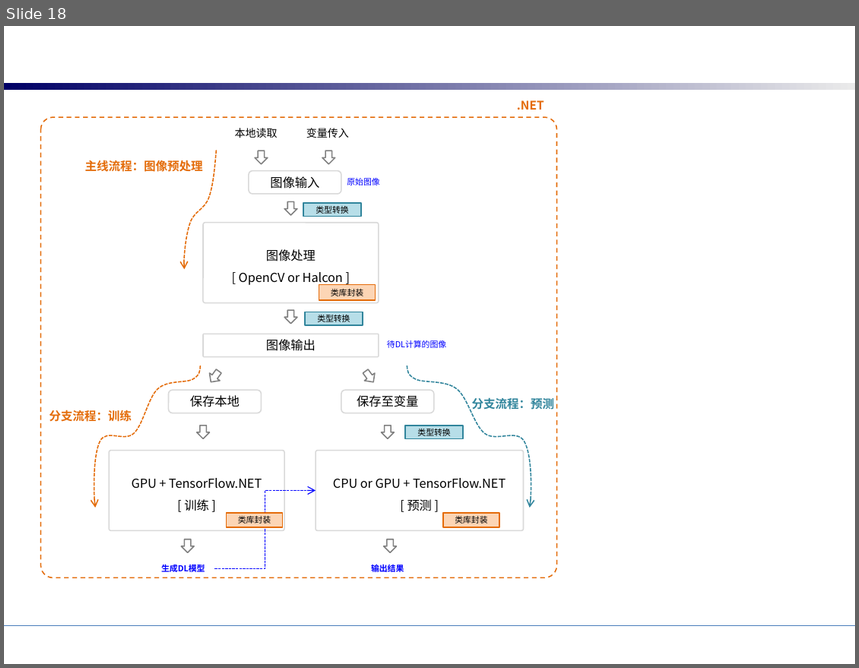
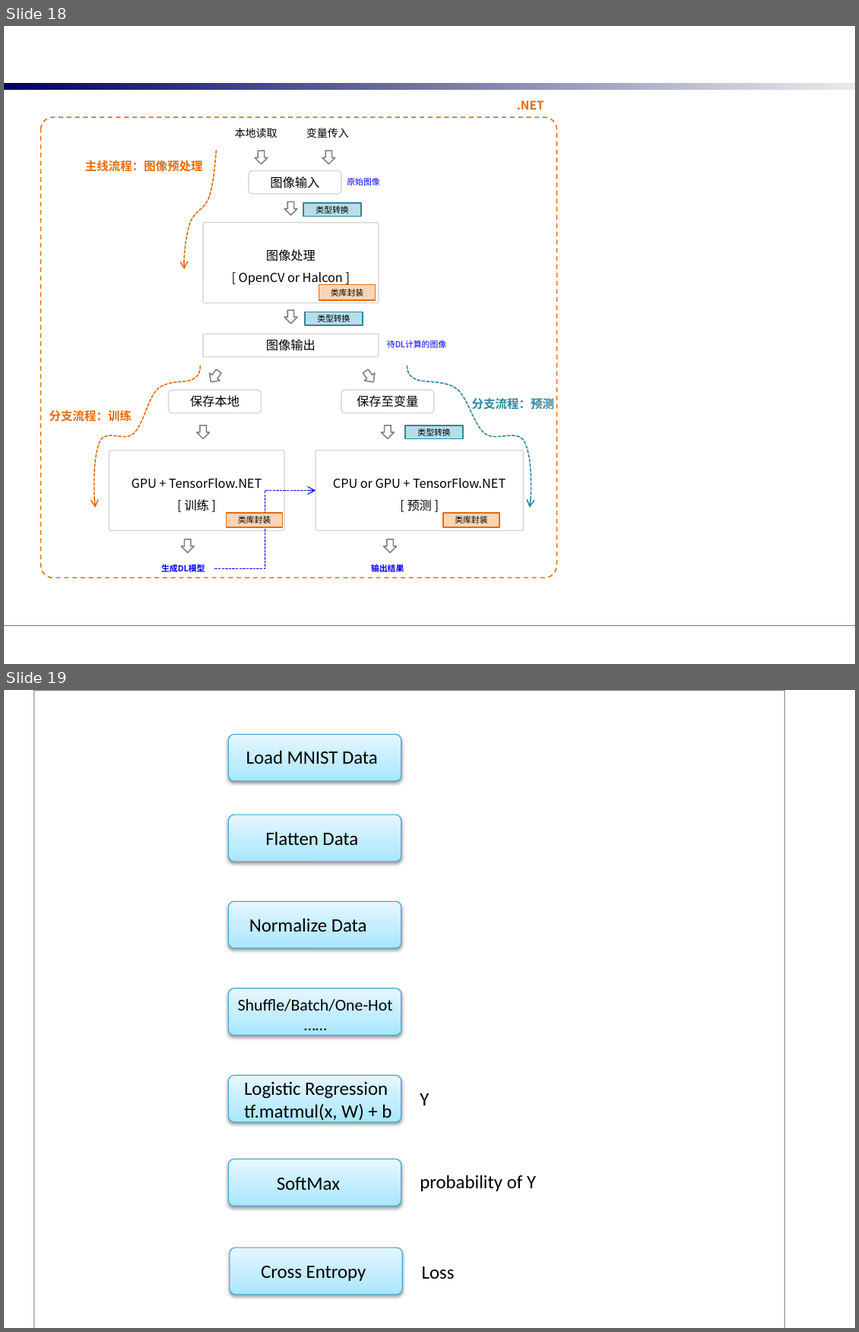
Before and after one commit to zhamppx97/TensorFlow.NET-Tutorials, a slide deck: ppt/tf.reduce_mean.pptx. Shown one above the other, each under a label of ours: slide 18 before the commit, slides 18 and 19 after it. The pictures are 859x668 and 859x1332 pixels, drawn with LibreOffice and Linux fonts; fonts in the diff are those of the drawing; background and template pictures are left out. Boxes give left, top, right and bottom in pixels: in the first picture for what was removed or moved away, otherwise in the second. Text is boxed around its words. In the diff, an @@ line names an element or a change of style, - is before the commit and + after.

```diff
--- a/ppt/tf.reduce_mean.pptx
+++ b/ppt/tf.reduce_mean.pptx
@@ slide 19 added at [4,690,855,1328], background #FFFFFF @@
@@ rectangle added at [34,690,785,1328], fill #FFFFFF, outline #808080 0.5 pt @@
@@ rounded rectangle added at [229,734,401,781], fill gradient #A7E6FF to #C1EDFF to #E7F8FF, outline #46AAC5 0.75 pt @@
@@ text added at [246,750,378,764], 16 pt, text #000000 @@
+Load MNIST Data
@@ rounded rectangle added at [229,815,401,862], fill gradient #A7E6FF to #C1EDFF to #E7F8FF, outline #46AAC5 0.75 pt @@
@@ text added at [265,831,358,845], 16 pt, text #000000 @@
+Flatten Data
@@ rounded rectangle added at [229,902,401,948], fill gradient #A7E6FF to #C1EDFF to #E7F8FF, outline #46AAC5 0.75 pt @@
@@ text added at [249,918,367,932], 16 pt, text #000000 @@
+Normalize Data
@@ rounded rectangle added at [229,989,401,1036], fill gradient #A7E6FF to #C1EDFF to #E7F8FF, outline #46AAC5 0.75 pt @@
@@ text added at [238,999,393,1011], 14 pt, text #000000 @@
+Shuffle/Batch/One-Hot
+……
@@ rounded rectangle added at [229,1075,401,1122], fill gradient #A7E6FF to #C1EDFF to #E7F8FF, outline #46AAC5 0.75 pt @@
@@ text added at [244,1082,392,1122], 16 pt, text #000000 @@
+Logistic Regression
+tf.matmul(x, W) + b
@@ text added at [420,1094,429,1106], 16 pt, text #000000 @@
+Y
@@ rounded rectangle added at [229,1159,401,1206], fill gradient #A7E6FF to #C1EDFF to #E7F8FF, outline #46AAC5 0.75 pt @@
@@ text added at [277,1177,340,1190], 16 pt, text #000000 @@
+SoftMax
@@ text added at [420,1175,536,1192], 16 pt, text #000000 @@
+probability of Y
@@ rounded rectangle added at [230,1249,402,1295], fill gradient #A7E6FF to #C1EDFF to #E7F8FF, outline #46AAC5 0.75 pt @@
@@ text added at [261,1266,367,1281], 16 pt, text #000000 @@
+Cross Entropy
@@ text added at [422,1267,455,1280], 16 pt, text #000000 @@
+Loss
```
Also in this commit, not shown: 1 slide removed, 8 other files.
